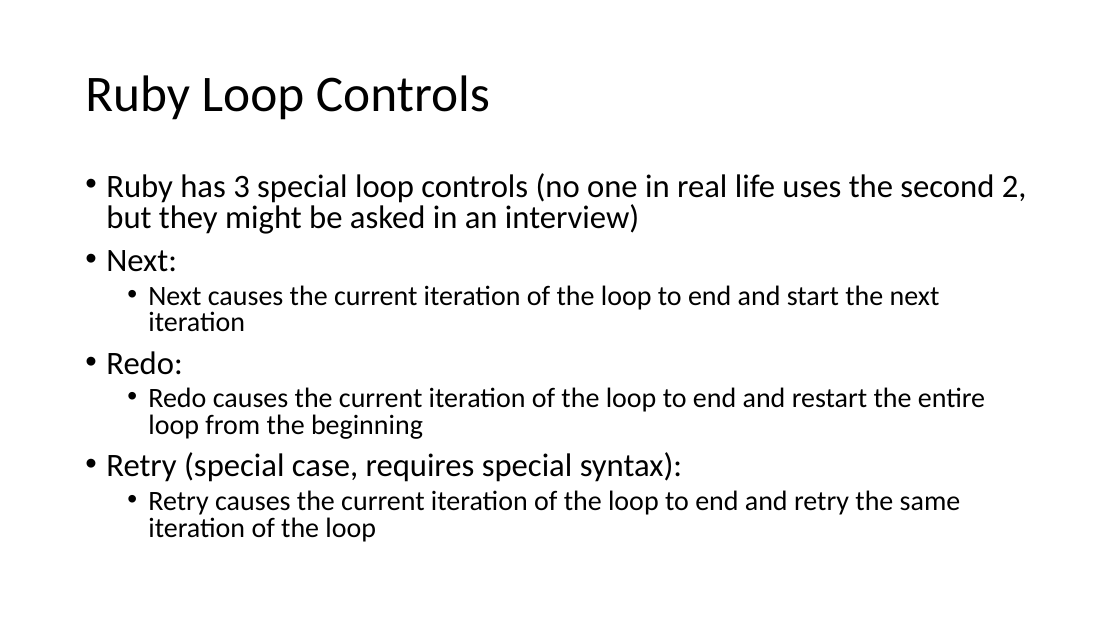
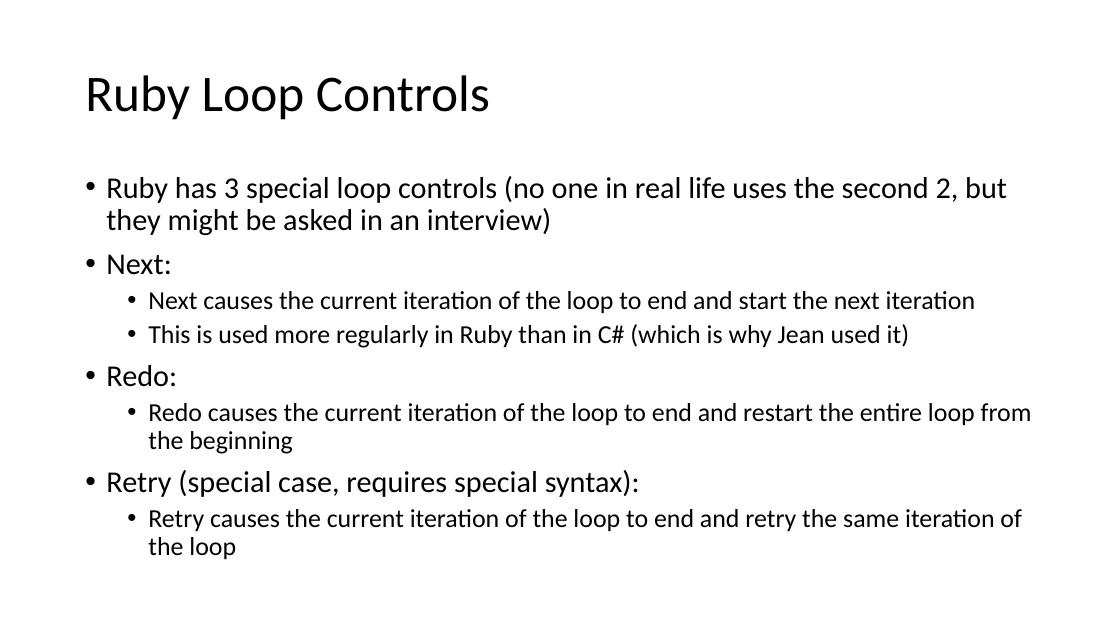
Before and after one commit to uugengiven/academypgh, a slide deck: slide 30 of Code/Slides/Academy PGH 2.1 Ruby.pptx. Drawn at 1120x630 pixels with LibreOffice and Linux fonts; fonts in the diff are those of the drawing. Boxes give left, top, right and bottom in pixels: in the first picture for what was removed or moved away, otherwise in the second. Text is boxed around its words. In the diff, an @@ line names an element or a change of style, - is before the commit and + after.

```diff
--- a/Code/Slides/Academy PGH 2.1 Ruby.pptx
+++ b/Code/Slides/Academy PGH 2.1 Ruby.pptx
@@ text at [106, 176, 1032, 560]: size 28 to 25.9 pt in "Ruby has 3 special loop controls (no ...", "Next:", "Redo:", "Retry (special case, requires special syntax):"; size 24 to 22.2 pt in "Next causes the current iteration of the ...", "Redo causes the current iteration of the ...", "Retry causes the current iteration of the ..."; line spacing 0.8 to 0.9 @@
@@ text at [148, 324, 909, 348]: paragraph added @@
+  • This is used more regularly in Ruby than in C# (which is why Jean used it)
```
Also in this commit, not shown: 6 other slides changed, 43 other files.
